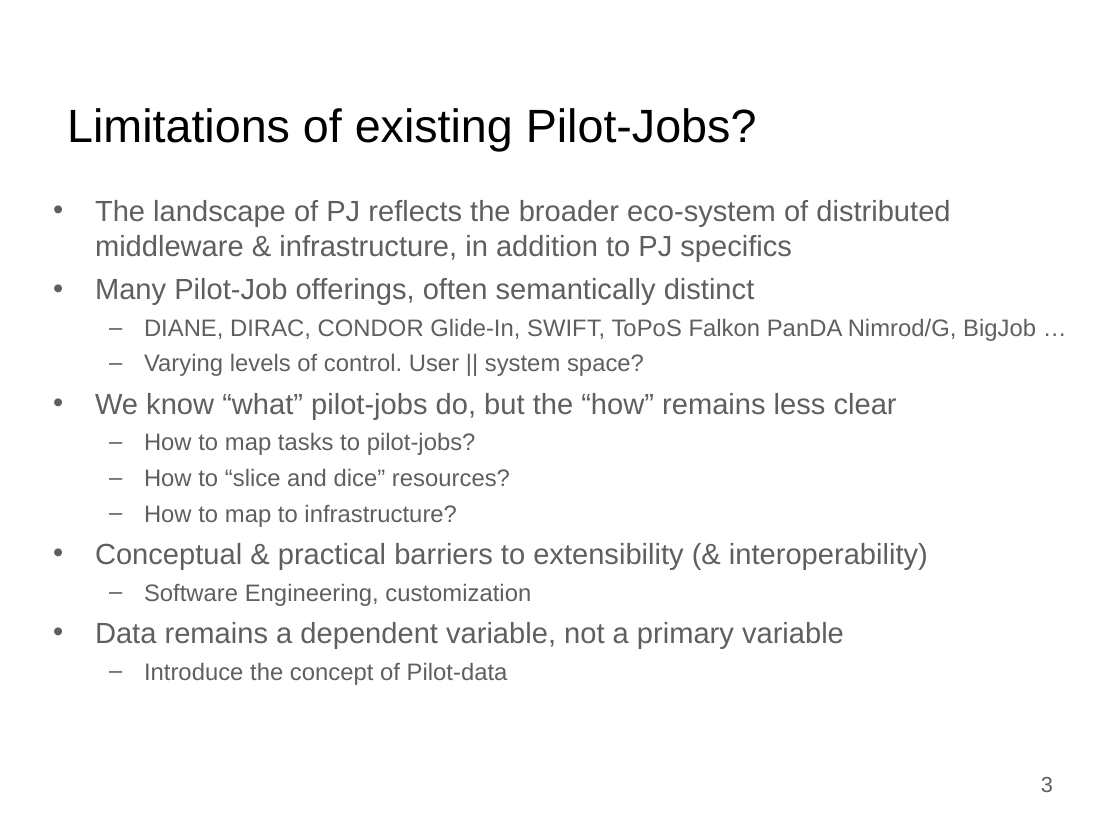
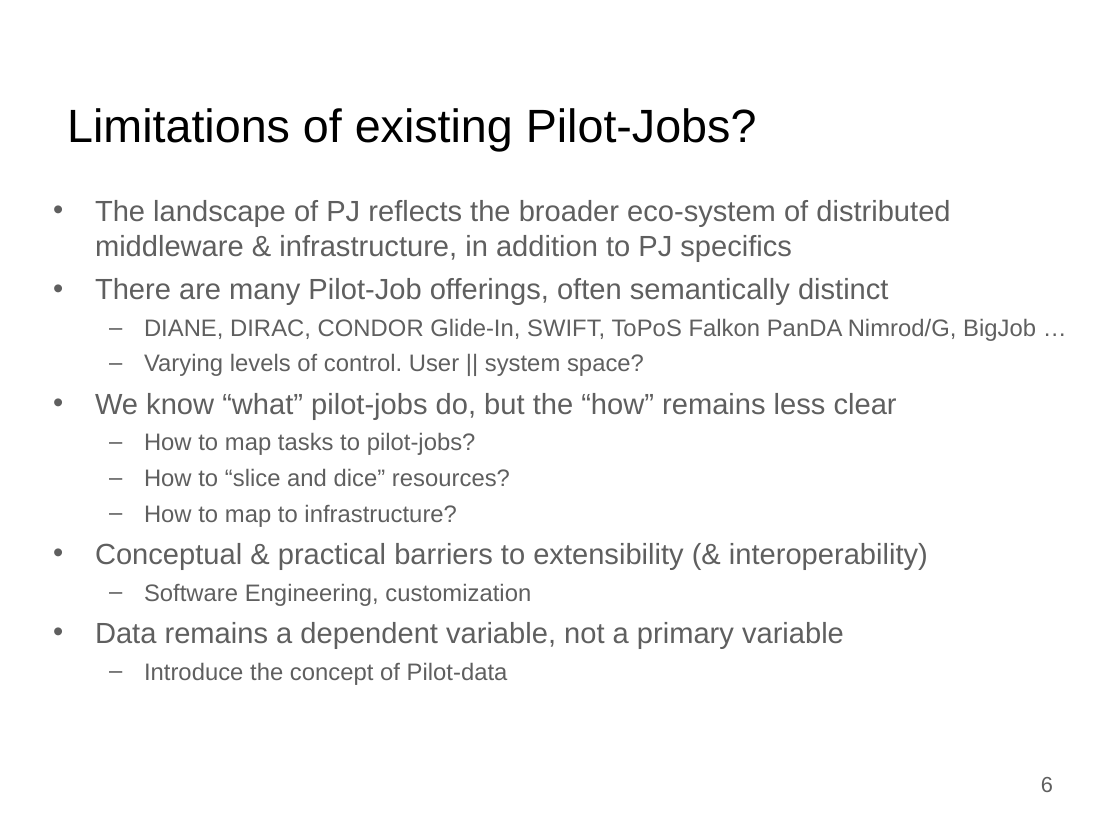
Before and after one commit to saga-project/presentations, a slide deck: slide 6 of bnl-pstar.ppt (slide 3 before the commit). Drawn at 1120x840 pixels with LibreOffice and Linux fonts; fonts in the diff are those of the drawing; background and template pictures are left out. Boxes give left, top, right and bottom in pixels: in the first picture for what was removed or moved away, otherwise in the second. Text is boxed around its words. In the diff, an @@ line names an element or a change of style, - is before the commit and + after.

```diff
--- a/bnl-pstar.ppt
+++ b/bnl-pstar.ppt
@@ text at (95, 278, 889, 304): text changed @@
-• Many Pilot-Job offerings, often semantically distinct
+• There are many Pilot-Job offerings, often semantically distinct
@@ page number at (1041, 777, 1053, 792): text changed @@
-3
+6
```
Also in this commit, not shown: 10 other slides changed, 2 slides added.
